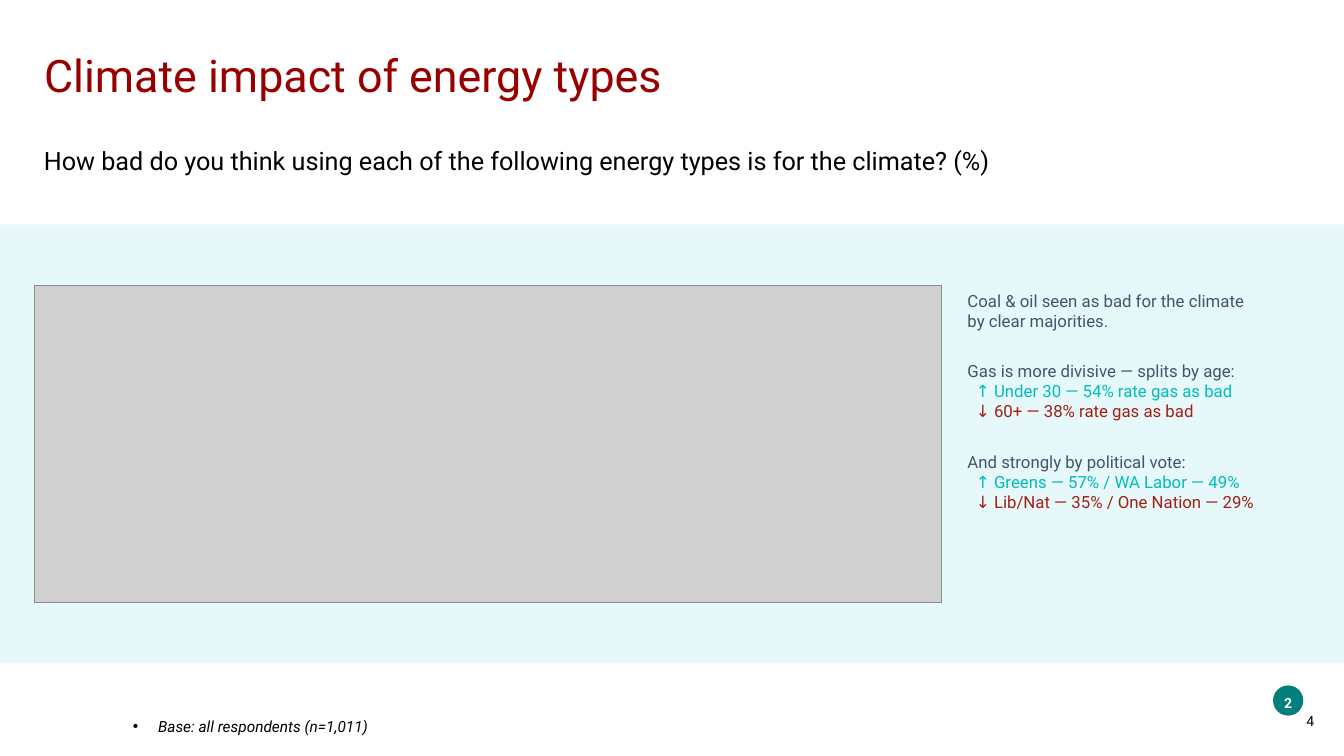
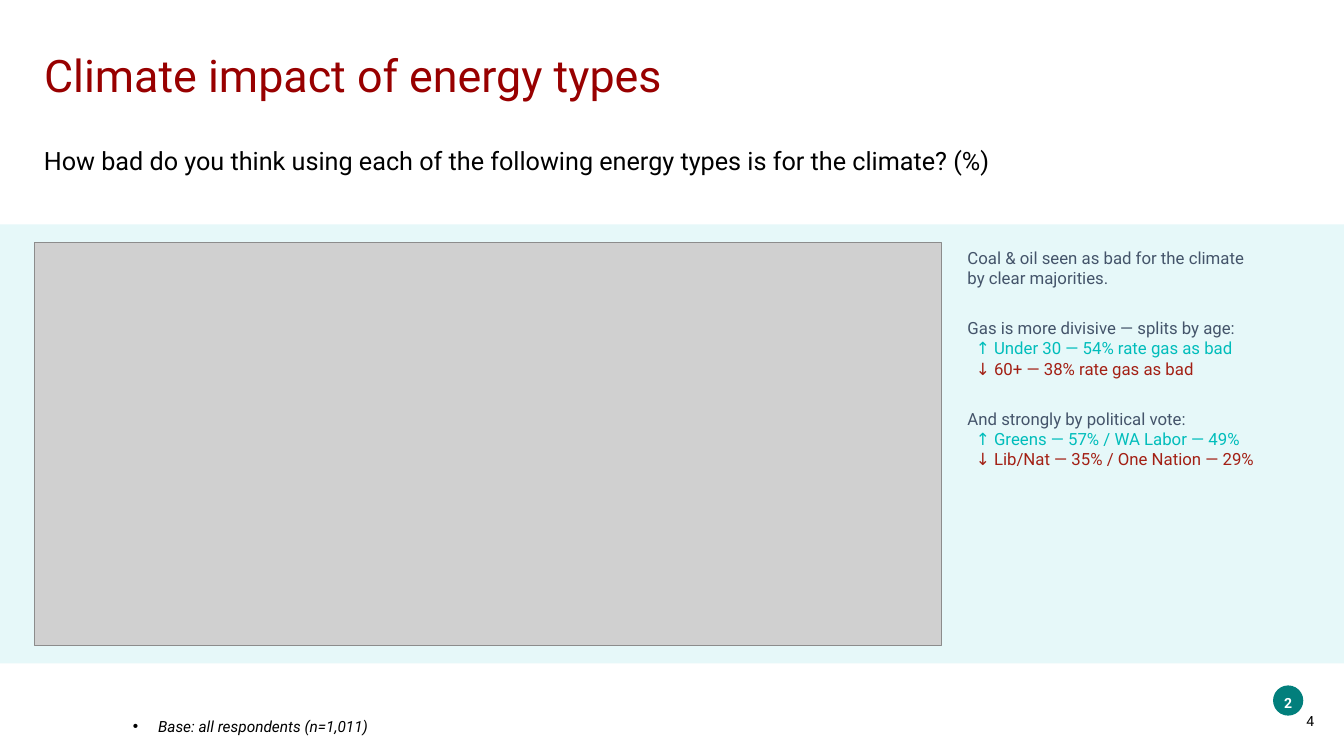
Before and after one commit to ThomasB4242/Test-1, a slide deck: slide 4 of sample_data/wa_energy_output.pptx. Drawn at 1344x756 pixels with LibreOffice and Linux fonts; fonts in the diff are those of the drawing; grey boxes stand for pictures; background and template pictures are left out. Boxes give left, top, right and bottom in pixels: in the first picture for what was removed or moved away, otherwise in the second. Text is boxed around its words. In the diff, an @@ line names an element or a change of style, - is before the commit and + after.

```diff
--- a/sample_data/wa_energy_output.pptx
+++ b/sample_data/wa_energy_output.pptx
@@ picture: place and size @@
-picture at (34,285,942,603)
+picture at (34,242,942,645)
@@ text "Coal & oil seen as ...": place and size @@
-text "Coal & oil seen as ..." at (967,294,1254,509)
+text "Coal & oil seen as ..." at (967,251,1254,466)
```
Also in this commit, not shown: 2 other slides changed, 5 other files.
